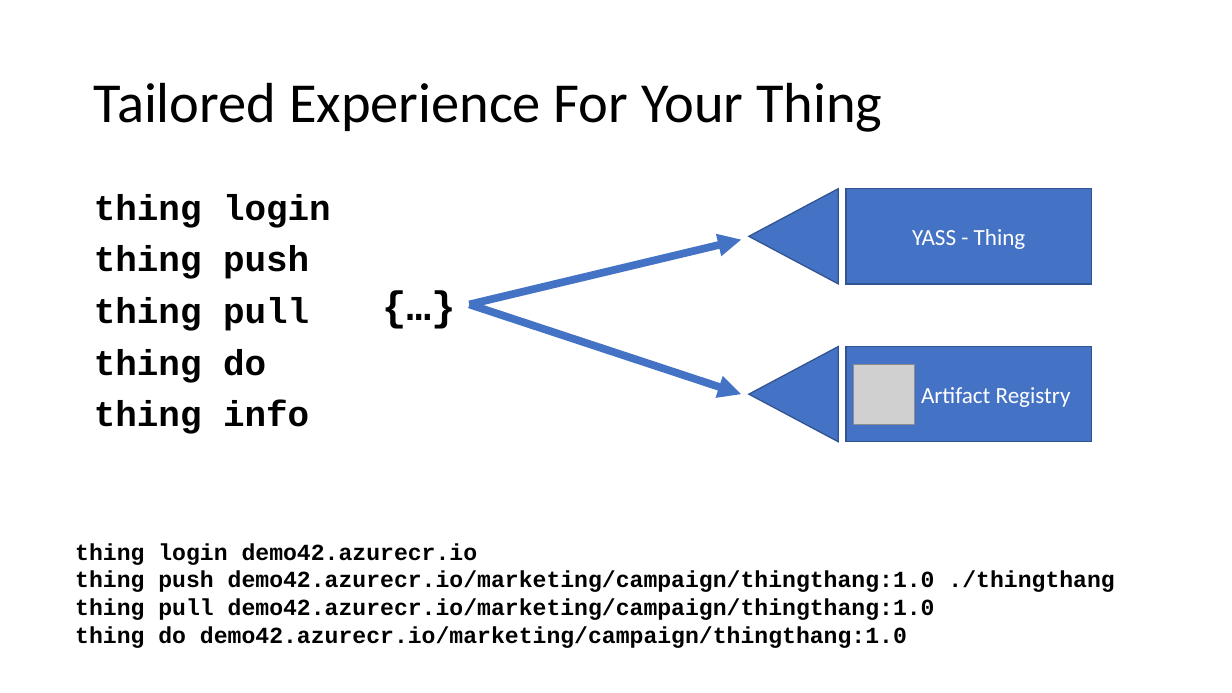
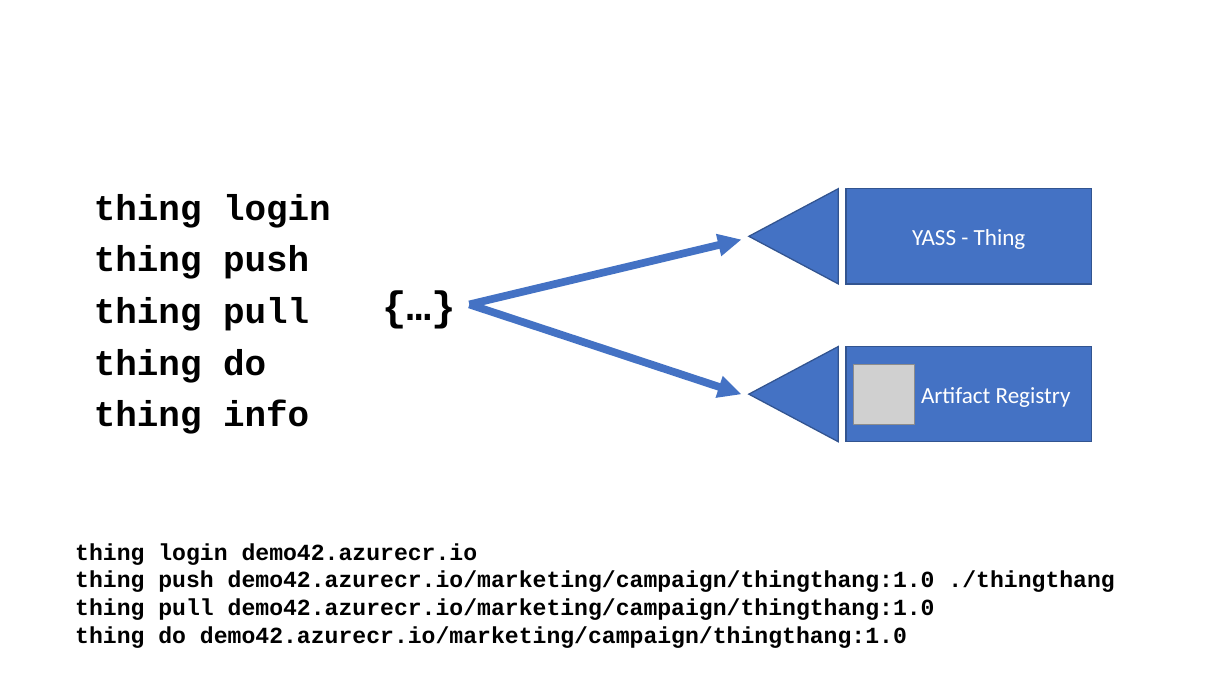
Before and after one commit to SteveLasker/Presentations, a slide deck: slide 10 of ACR/OCIArtifactRegistries.pptm (slide 7 before the commit). Drawn at 1232x693 pixels with LibreOffice and Linux fonts; fonts in the diff are those of the drawing; grey boxes stand for pictures. Boxes give left, top, right and bottom in pixels: in the first picture for what was removed or moved away, otherwise in the second. Text is boxed around its words. In the diff, an @@ line names an element or a change of style, - is before the commit and + after.

```diff
--- a/ACR/OCIArtifactRegistries.pptm
+++ b/ACR/OCIArtifactRegistries.pptm
@@ title removed at (94,82,882,132) @@
-Tailored Experience For Your Thing
```
Also in this commit, not shown: 9 other slides changed, 7 slides added, 2 slides removed.
